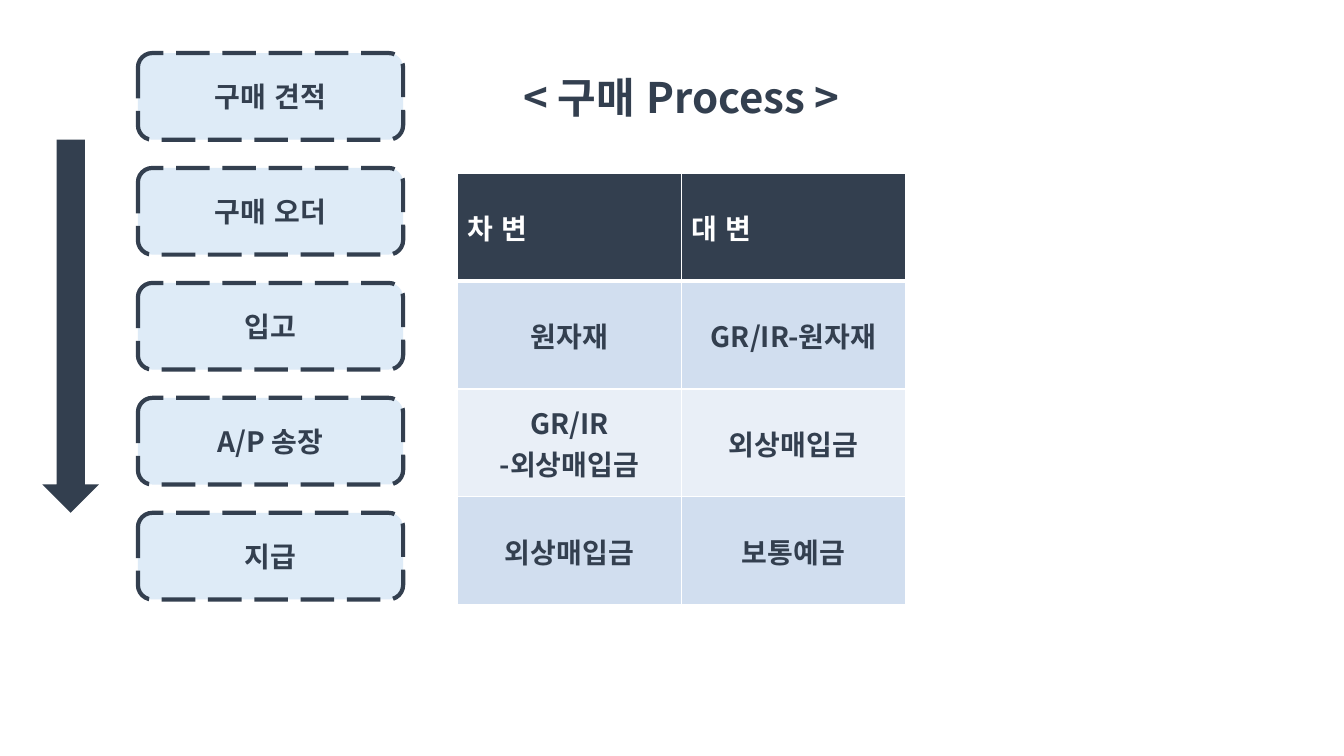
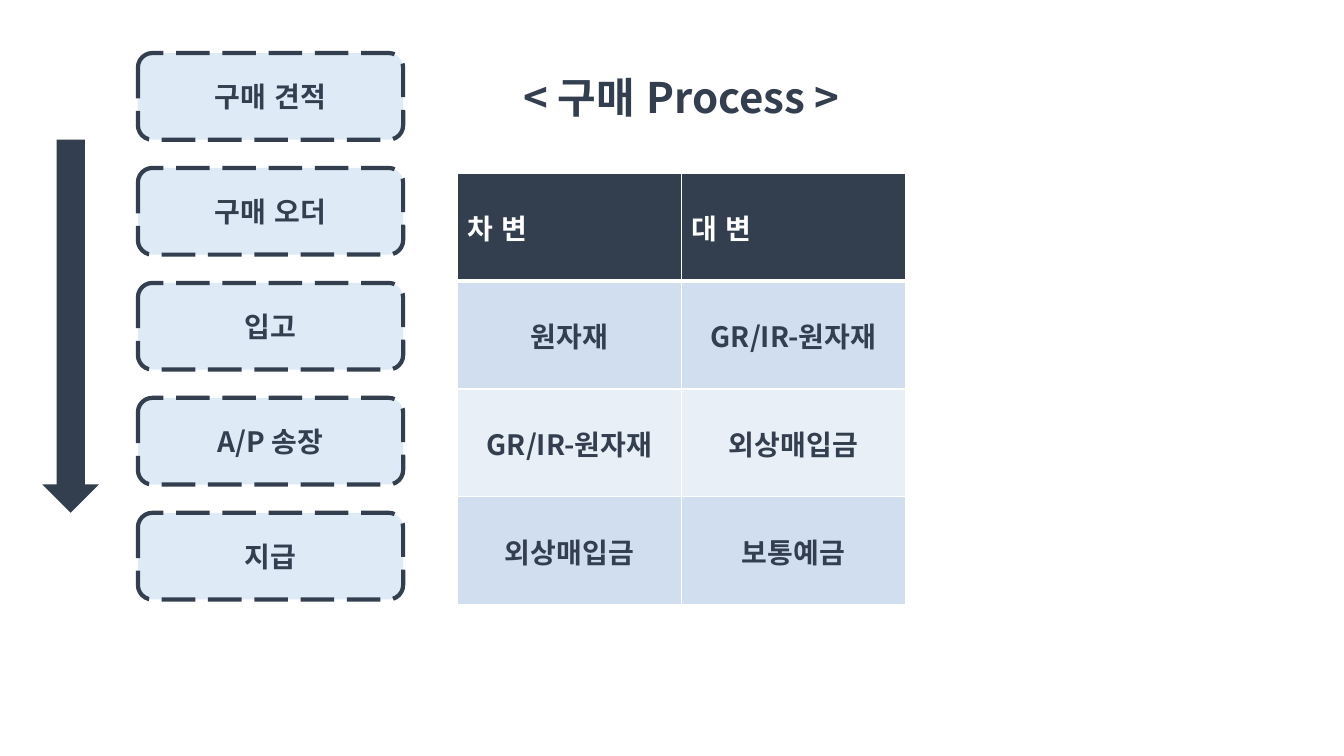
Before and after one commit to 201411164/2020WJF4, a slide deck: slide 2 of FI ppt/판매_구매_Process_정리.pptx. Drawn at 1344x756 pixels with LibreOffice and Linux fonts; fonts in the diff are those of the drawing. Boxes give left, top, right and bottom in pixels: in the first picture for what was removed or moved away, otherwise in the second. Text is boxed around its words. In the diff, an @@ line names an element or a change of style, - is before the commit and + after.

```diff
--- a/FI ppt/판매_구매_Process_정리.pptx
+++ b/FI ppt/판매_구매_Process_정리.pptx
@@ table at box(458, 173, 905, 605) @@
-row 3, column 1: GR/IR / -외상매입금
+row 3, column 1: GR/IR-원자재
```
Also in this commit, not shown: 1 other file.
